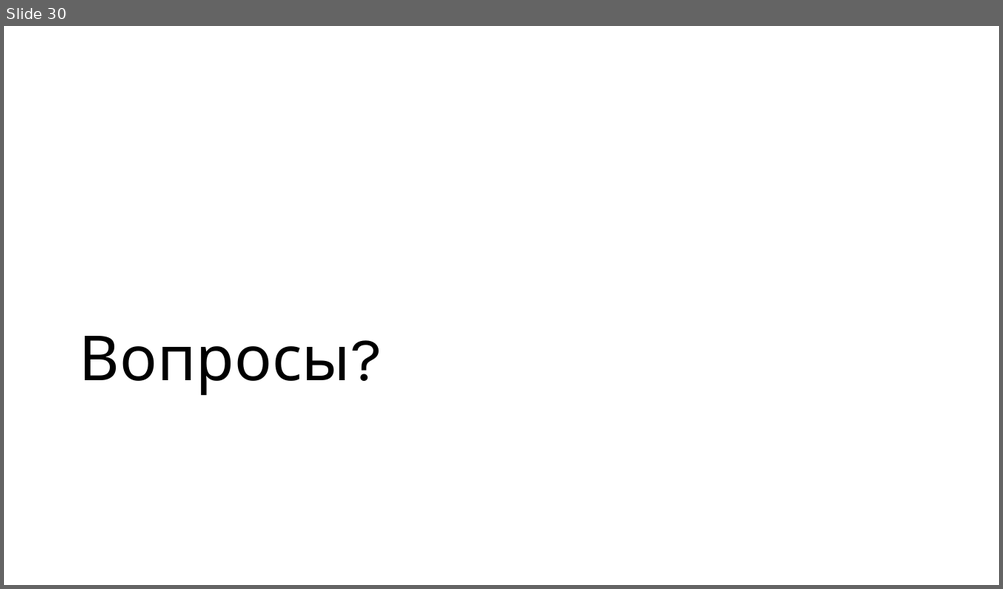
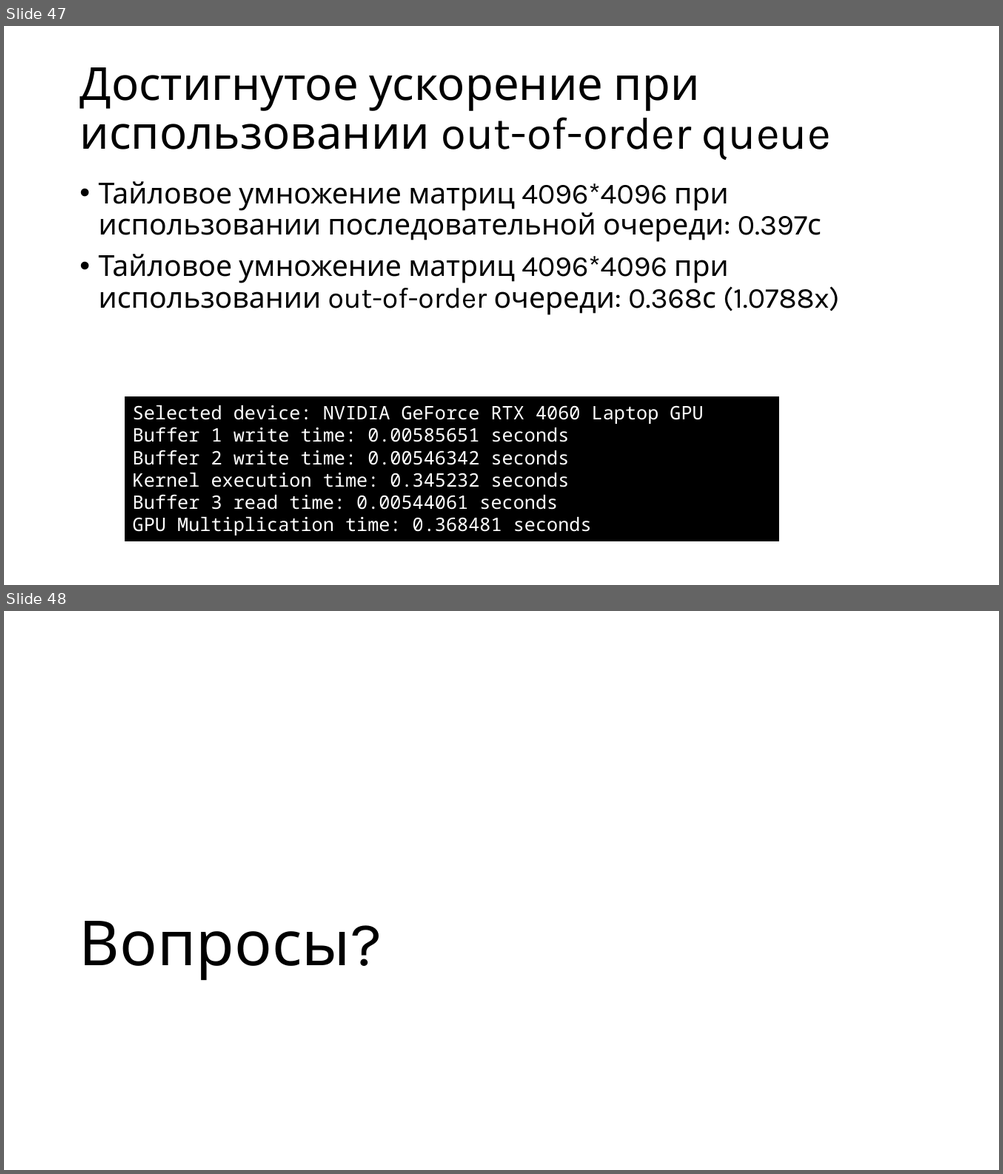
Before and after one commit to alexey-malov/pc, a slide deck: lectures/13/Open CL.pptx. Shown one above the other, each under a label of ours: slide 30 before the commit, slides 47 and 48 after it. The pictures are 1003x589 and 1003x1174 pixels, drawn with LibreOffice and Linux fonts; fonts in the diff are those of the drawing. Boxes give left, top, right and bottom in pixels: in the first picture for what was removed or moved away, otherwise in the second. Text is boxed around its words. In the diff, an @@ line names an element or a change of style, - is before the commit and + after.

```diff
--- a/lectures/13/Open CL.pptx
+++ b/lectures/13/Open CL.pptx
@@ slide 47 added at (4, 26, 999, 585), background #FFFFFF @@
@@ title added at (79, 67, 831, 160), 44 pt, text #000000 @@
+Достигнутое ускорение при использовании out-of-order queue
@@ text added at (99, 181, 839, 315), 28 pt, text #000000 @@
+• Тайловое умножение матриц 4096*4096 при использовании последовательной очереди: 0.397с
+• Тайловое умножение матриц 4096*4096 при использовании out-of-order очереди: 0.368с (1.0788x)
@@ rectangle added at (125, 397, 778, 541), fill #000000, outline #000000 1.5 pt, 18 pt, text #FFFFFF @@
+Selected device: NVIDIA GeForce RTX 4060 Laptop GPU
+Buffer 1 write time: 0.00585651 seconds
+Buffer 2 write time: 0.00546342 seconds
+Kernel execution time: 0.345232 seconds
+Buffer 3 read time: 0.00544061 seconds
+GPU Multiplication time: 0.368481 seconds
@@ what was slide 30 is now slide 48 @@
```
Also in this commit, not shown: 1 slide changed, 18 other slides added, 1 slide removed, 7 other files.
